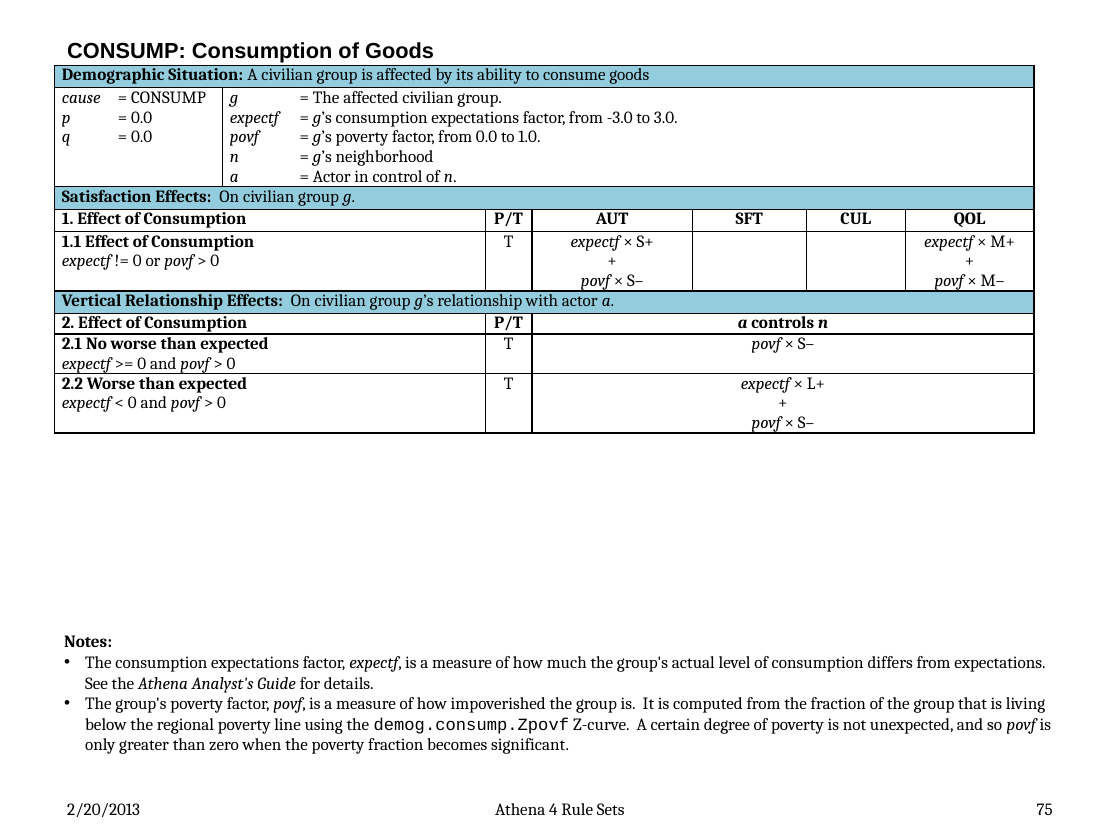
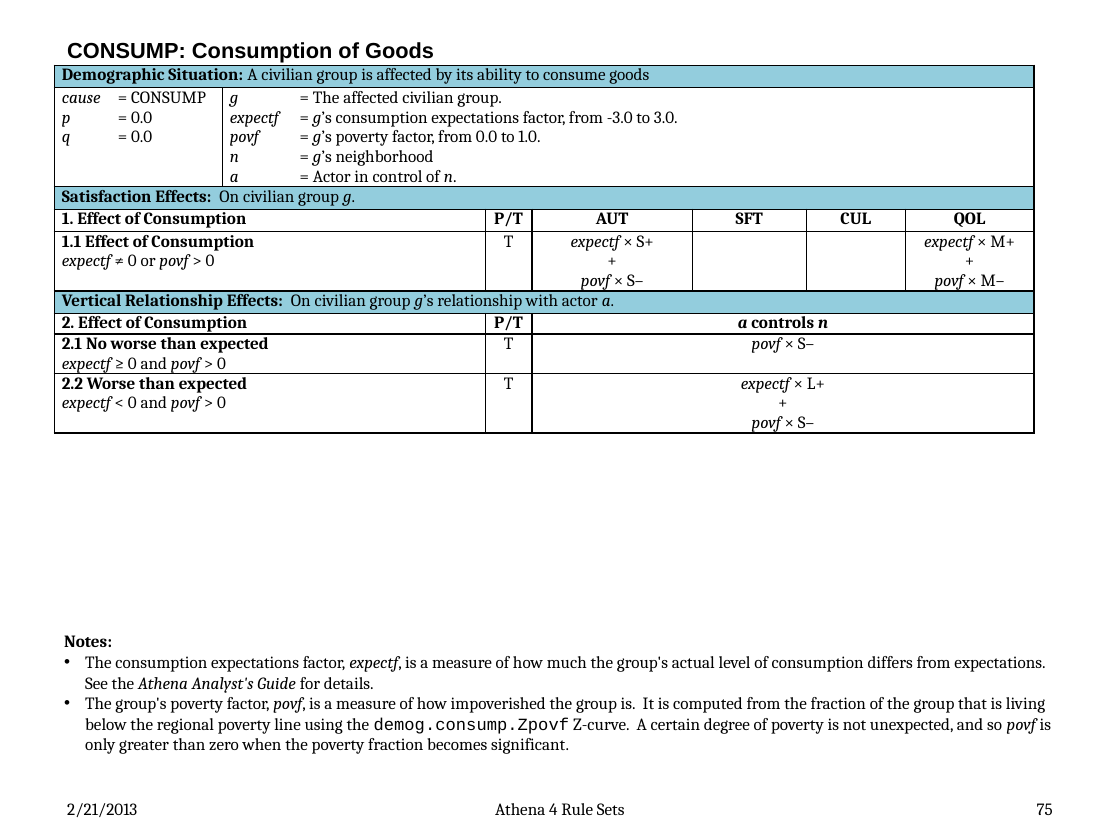
Before and after one commit to AthenaModel/athena-legacy, a slide deck: slide 75 of docs/dev/rules.pptx. Drawn at 1120x840 pixels with LibreOffice and Linux fonts; fonts in the diff are those of the drawing. Boxes give left, top, right and bottom in pixels: in the first picture for what was removed or moved away, otherwise in the second. Text is boxed around its words. In the diff, an @@ line names an element or a change of style, - is before the commit and + after.

```diff
--- a/docs/dev/rules.pptx
+++ b/docs/dev/rules.pptx
@@ table at (54,65,1034,442) @@
-row 5, column 1: 1.1 Effect of Consumption / expectf != 0 or povf > 0
+row 5, column 1: 1.1 Effect of Consumption / expectf ≠ 0 or povf > 0
-row 8, column 1: 2.1 No worse than expected / expectf >= 0 and povf > 0
+row 8, column 1: 2.1 No worse than expected / expectf ≥ 0 and povf > 0
@@ text at (67,803,137,817): text changed @@
-2/20/2013
+2/21/2013
```
Also in this commit, not shown: 80 other slides changed, 3 other files.
